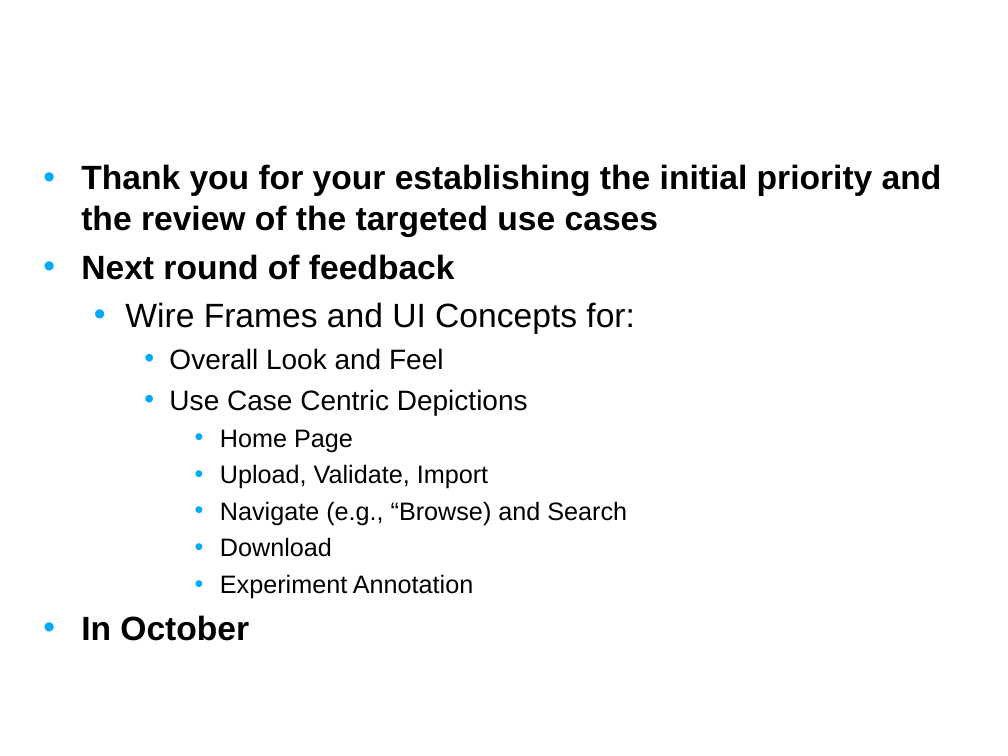
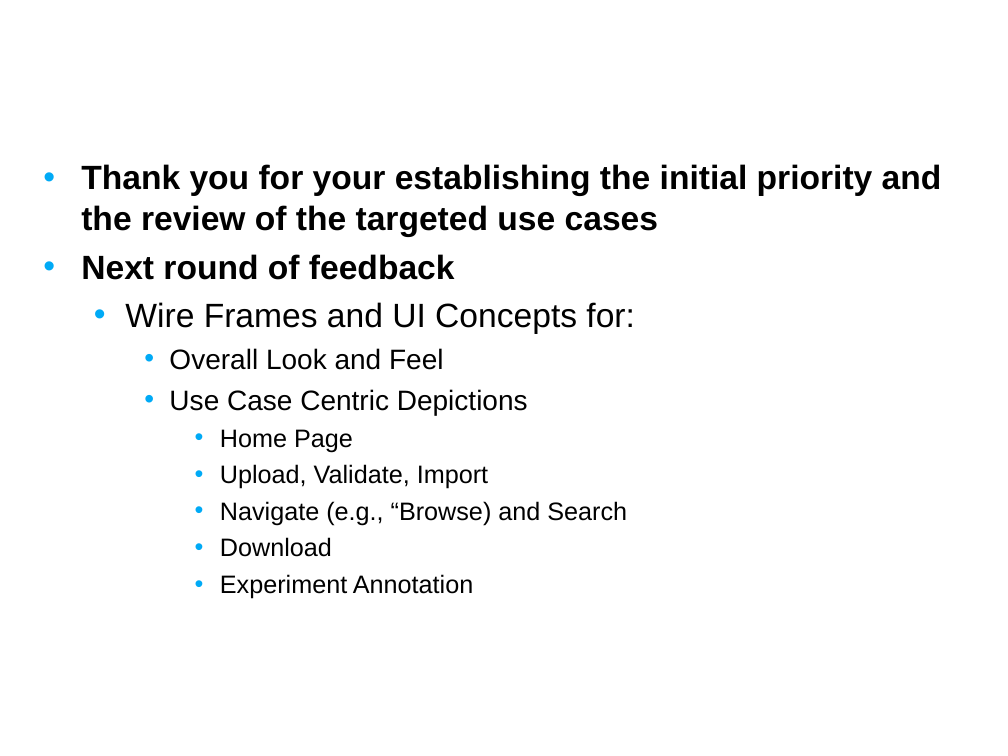
Before and after one commit to NCIP/caarray-docs, a slide deck: slide 16 of project_management/open_meetings/caArray User Community Meeting Sept 12.ppt (slide 13 before the commit). Drawn at 1008x756 pixels with LibreOffice and Linux fonts; fonts in the diff are those of the drawing; background and template pictures are left out. Boxes give left, top, right and bottom in pixels: in the first picture for what was removed or moved away, otherwise in the second. Text is boxed around its words. In the diff, an @@ line names an element or a change of style, - is before the commit and + after.

```diff
--- a/project_management/open_meetings/caArray User Community Meeting Sept 12.ppt
+++ b/project_management/open_meetings/caArray User Community Meeting Sept 12.ppt
@@ text at [81, 615, 249, 641]: paragraph removed @@
-• In October
```
Also in this commit, not shown: 5 other slides changed, 3 slides added.
